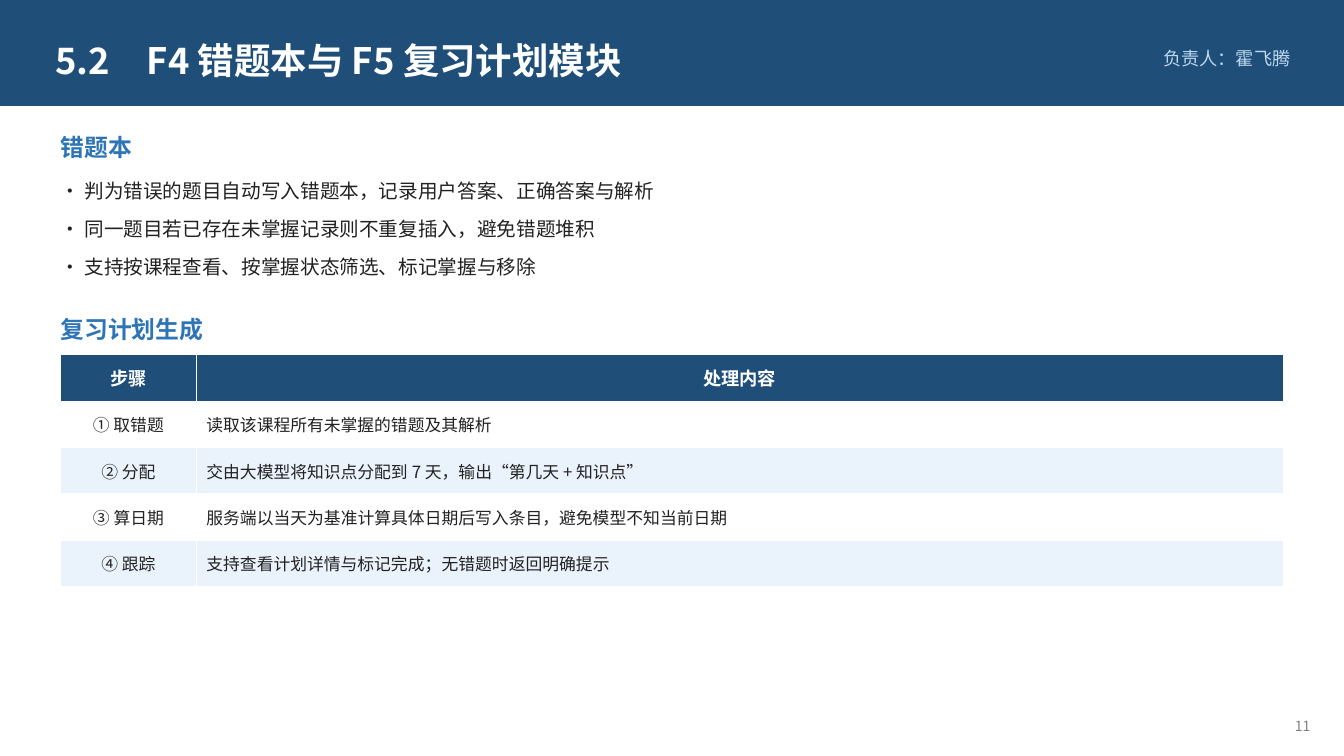
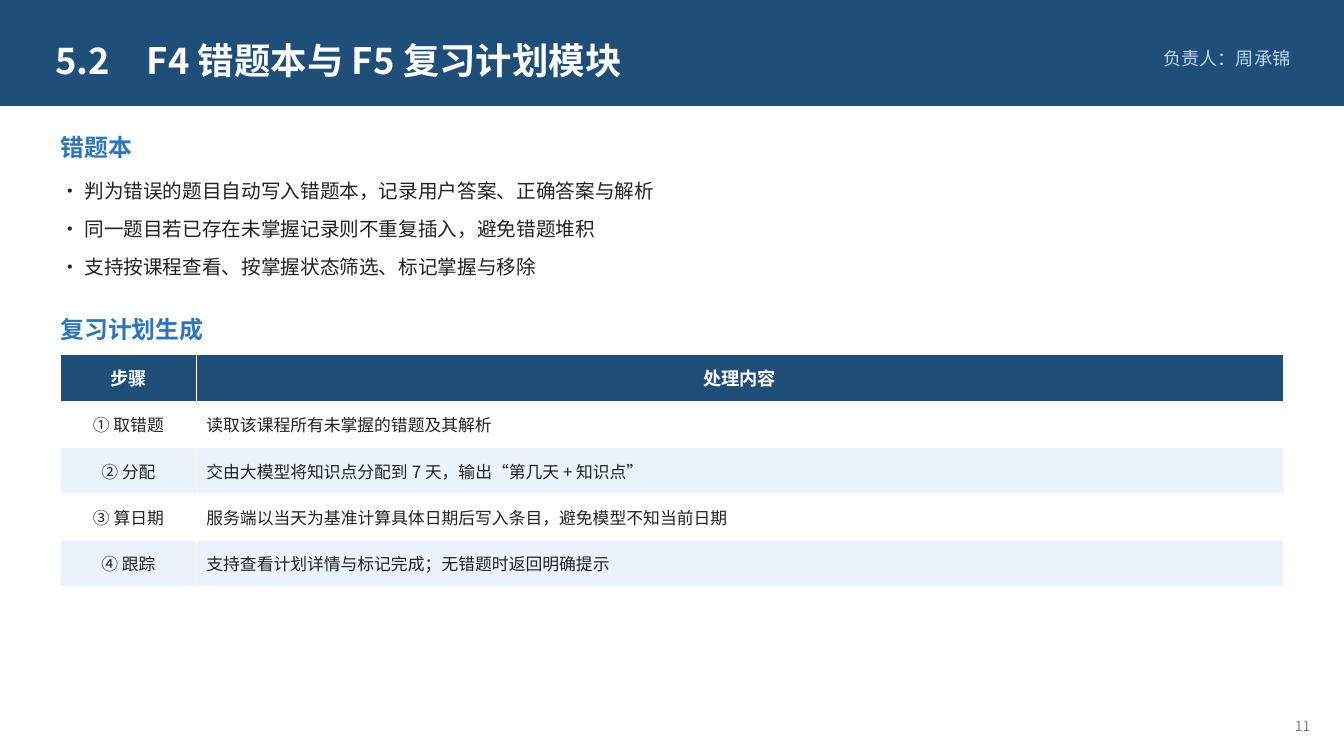
Before and after one commit to xingkongzcj/langchain_agent, a slide deck: slide 11 of defense/智学助手-课程设计答辩.pptx. Drawn at 1344x756 pixels with LibreOffice and Linux fonts; fonts in the diff are those of the drawing. Boxes give left, top, right and bottom in pixels: in the first picture for what was removed or moved away, otherwise in the second. Text is boxed around its words. In the diff, an @@ line names an element or a change of style, - is before the commit and + after.

```diff
--- a/defense/智学助手-课程设计答辩.pptx
+++ b/defense/智学助手-课程设计答辩.pptx
@@ text at <box>1163,50,1290,67</box>: text changed @@
-负责人：霍飞腾
+负责人：周承锦
```
Also in this commit, not shown: 9 other slides changed, 1 other file.
